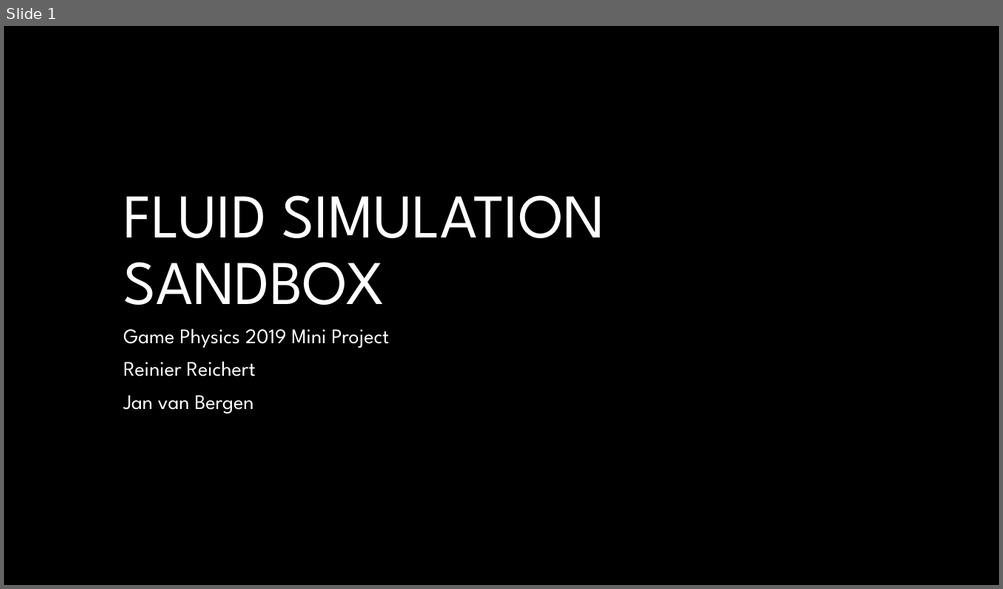
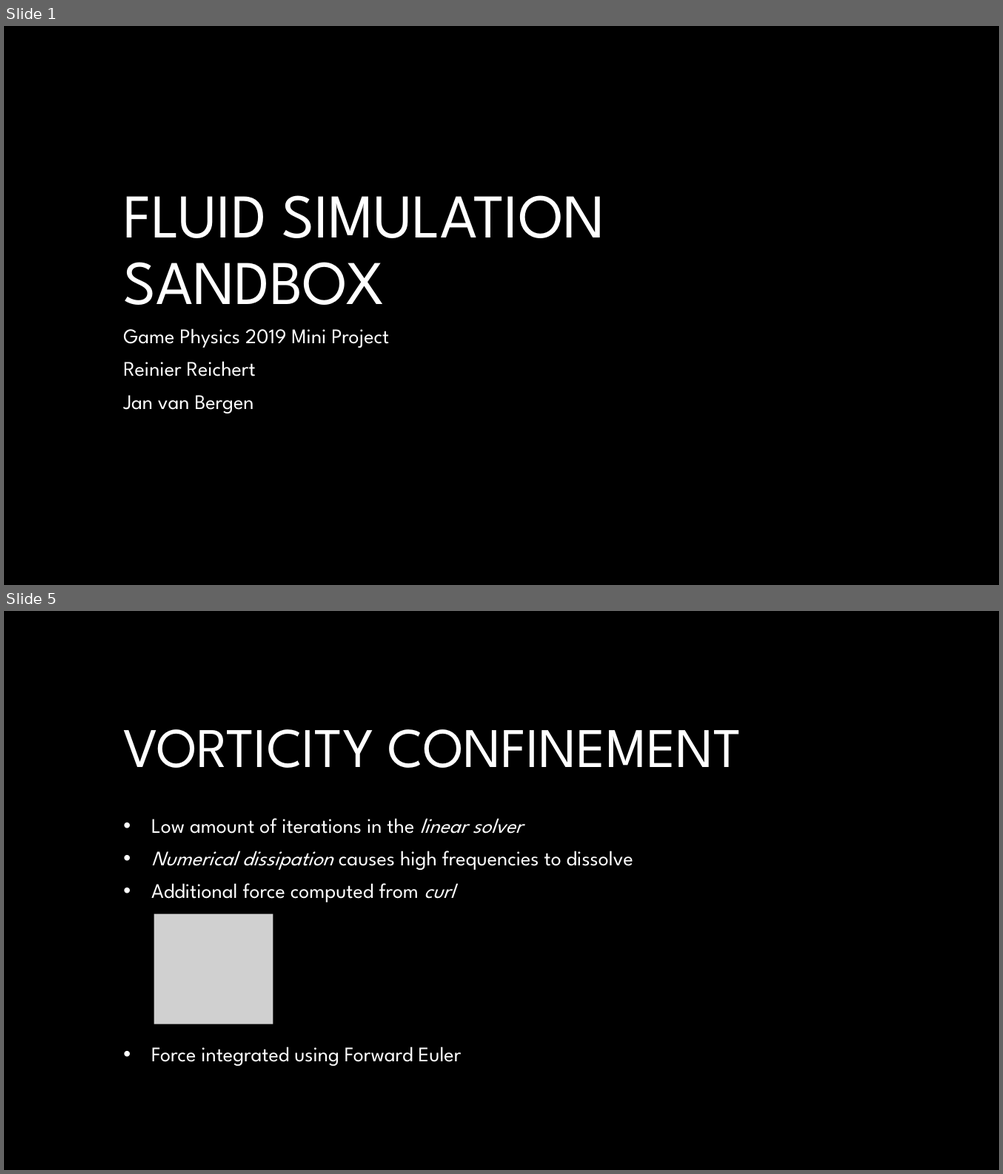
Before and after one commit to jan-van-bergen/FluidSim, a slide deck: Fluid simulation sandbox.pptx. Shown one above the other, each under a label of ours: slide 1 before the commit, slides 1 and 5 after it; the slides between them are not shown. The pictures are 1003x589 and 1003x1174 pixels, drawn with LibreOffice and Linux fonts; fonts in the diff are those of the drawing; grey boxes stand for pictures; background and template pictures are left out. Boxes give left, top, right and bottom in pixels: in the first picture for what was removed or moved away, otherwise in the second. Text is boxed around its words. In the diff, an @@ line names an element or a change of style, - is before the commit and + after.

```diff
--- a/Fluid simulation sandbox.pptx
+++ b/Fluid simulation sandbox.pptx
@@ slide 5 added at (4, 611, 999, 1170), background #000000 @@
@@ title added at (123, 729, 741, 768), 54 pt, text #FFFFFF @@
+VORTICITY CONFINEMENT
@@ subtitle added at (151, 818, 633, 1066), 20 pt, text #FFFFFF @@
+• Low amount of iterations in the linear solver
+• Numerical dissipation causes high frequencies to dissolve
+• Additional force computed from curl
+• Force integrated using Forward Euler
@@ picture added at (154, 914, 273, 1025) @@
```
Also in this commit, not shown: 1 slide changed, 3 other slides added, 2 other files.
